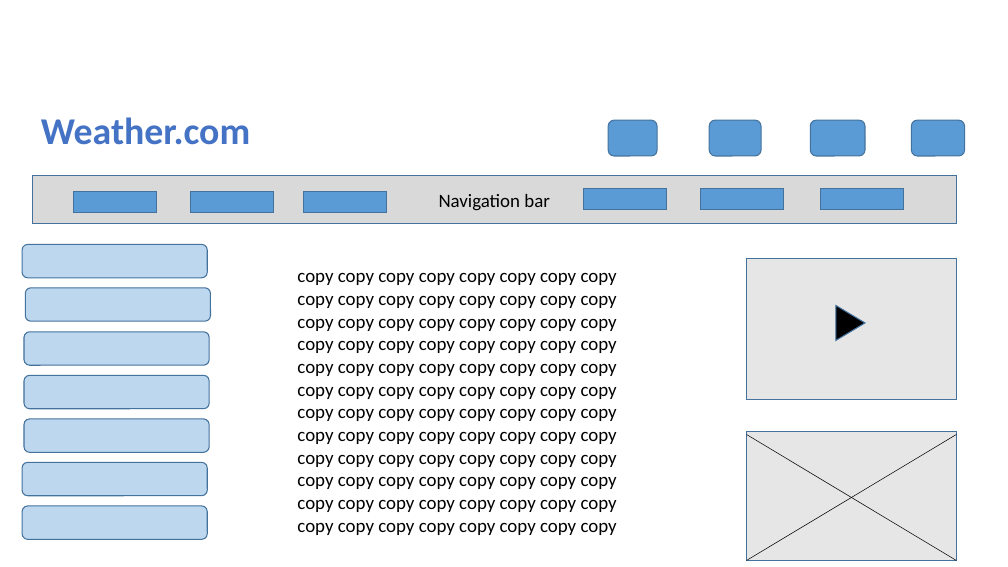
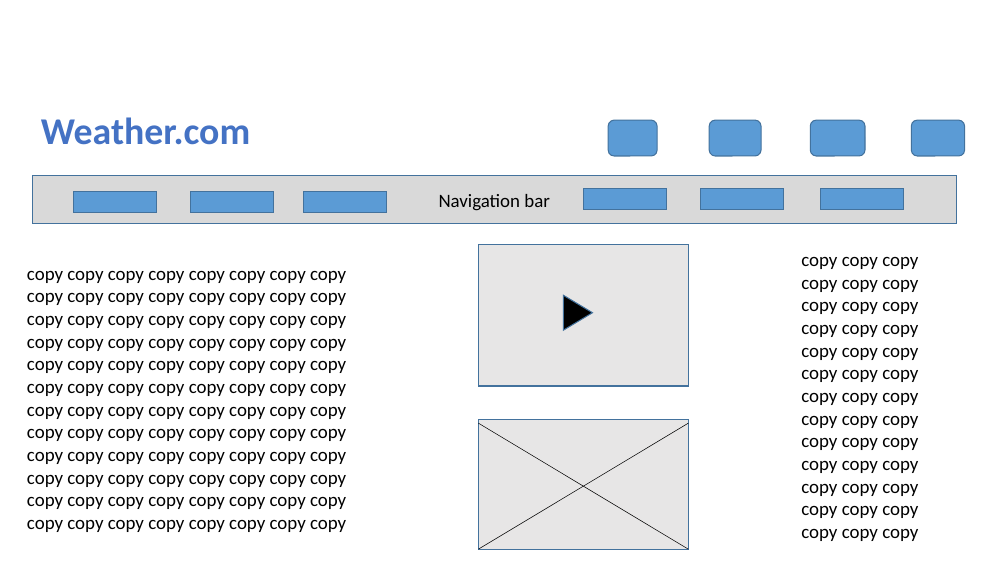
Before and after one commit to brockolsen/brockolsen.github.io, a slide deck: slide 1 of weatherpage/wireframe.pptx. Drawn at 1008x567 pixels with LibreOffice and Linux fonts; fonts in the diff are those of the drawing; background and template pictures are left out. Boxes give left, top, right and bottom in pixels: in the first picture for what was removed or moved away, otherwise in the second. Text is boxed around its words. In the diff, an @@ line names an element or a change of style, - is before the commit and + after.

```diff
--- a/weatherpage/wireframe.pptx
+++ b/weatherpage/wireframe.pptx
@@ text "copy copy copy copy copy ...": place and size @@
-text "copy copy copy copy copy ..." at [297,273,617,535]
+text "copy copy copy copy copy ..." at [27,271,346,532]
@@ rounded rectangle removed at [22,244,207,278] @@
@@ rectangle: place and size @@
-rectangle at [747,259,957,400]
+rectangle at [479,245,689,386]
@@ text added at [801,257,918,541], 18 pt, text #000000 @@
+copy copy copy copy copy copy copy copy copy copy copy copy copy copy copy copy copy copy copy copy copy copy copy copy copy copy copy copy copy copy copy copy copy copy copy copy copy copy copy
@@ rounded rectangle removed at [26,288,211,321] @@
@@ triangle: place and size @@
-triangle at [836,306,865,340]
+triangle at [563,295,592,330]
@@ rounded rectangle removed at [24,332,209,365] @@
@@ rounded rectangle removed at [24,375,209,408] @@
@@ rounded rectangle removed at [24,419,209,452] @@
@@ 2 rectangles, 2 lines: place and size @@
-2 rectangles, 2 lines at [735,431,991,560]
+2 rectangles, 2 lines at [467,420,723,549]
@@ rounded rectangle removed at [22,463,207,496] @@
@@ rectangle added at [678,479,982,555], fill #FFFFFF, outline #FFFFFF 1 pt @@
@@ rounded rectangle removed at [22,506,207,539] @@
```
Also in this commit, not shown: 1 other slide changed, 3 other files.
